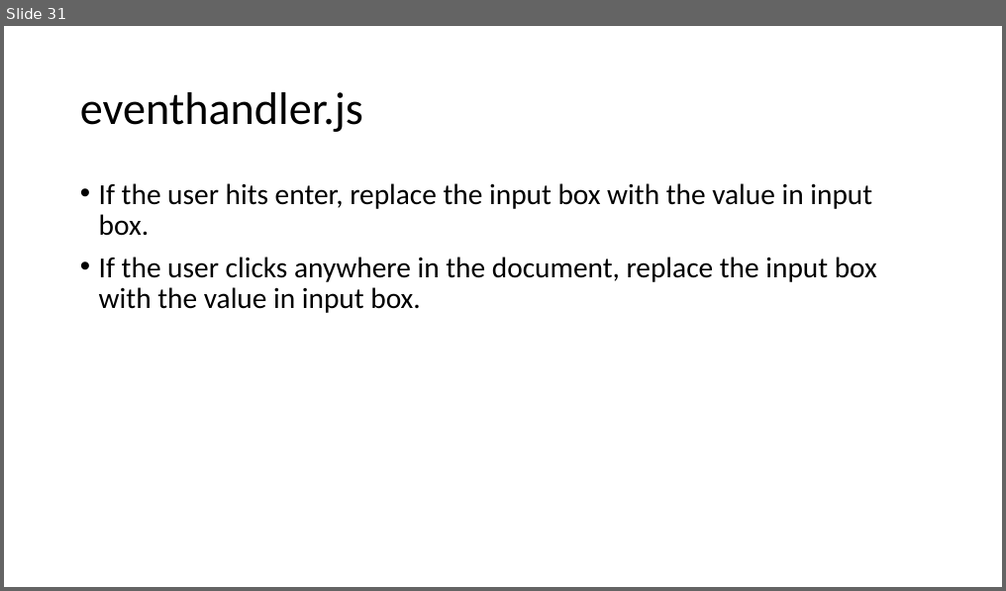
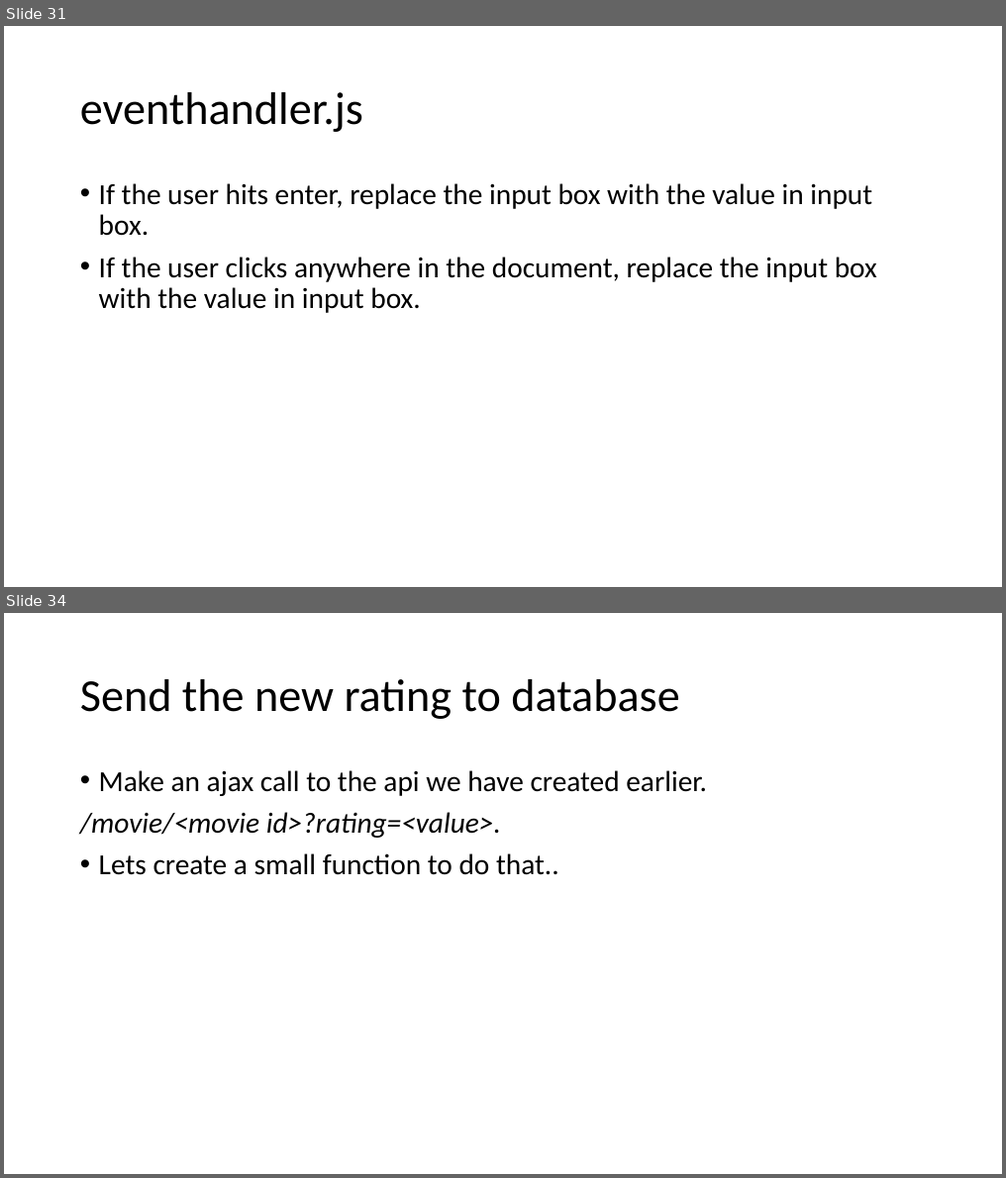
Before and after one commit to DivyaKampalli/movie-rating, a slide deck: Fullstack Tutorial.pptx. Shown one above the other, each under a label of ours: slide 31 before the commit, slides 31 and 34 after it; the slides between them are not shown. The pictures are 1006x591 and 1006x1178 pixels, drawn with LibreOffice and Linux fonts; fonts in the diff are those of the drawing. Boxes give left, top, right and bottom in pixels: in the first picture for what was removed or moved away, otherwise in the second. Text is boxed around its words. In the diff, an @@ line names an element or a change of style, - is before the commit and + after.

```diff
--- a/Fullstack Tutorial.pptx
+++ b/Fullstack Tutorial.pptx
@@ slide 34 added at (4,613,1002,1174), background #FFFFFF @@
@@ title added at (80,679,679,719), 44 pt, text #000000 @@
+Send the new rating to database
@@ text added at (80,770,707,875), 28 pt, text #000000 @@
+• Make an ajax call to the api we have created earlier.
+/movie/<movie id>?rating=<value>.
+• Lets create a small function to do that..
```
Also in this commit, not shown: 1 slide changed, 8 other slides added, 2 other files.
